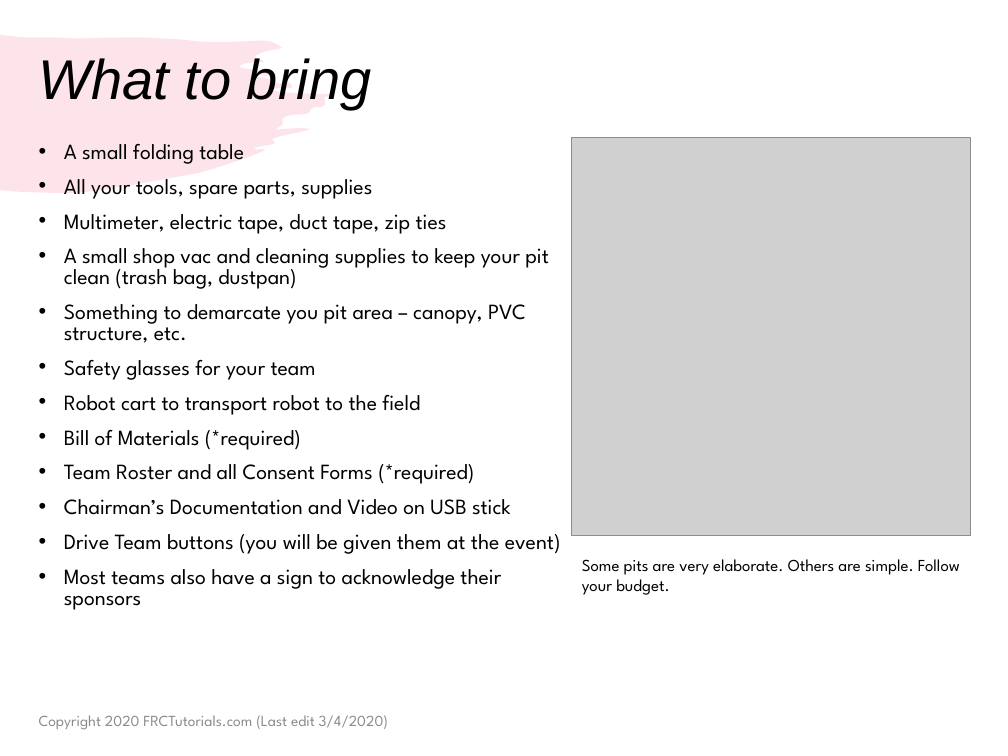
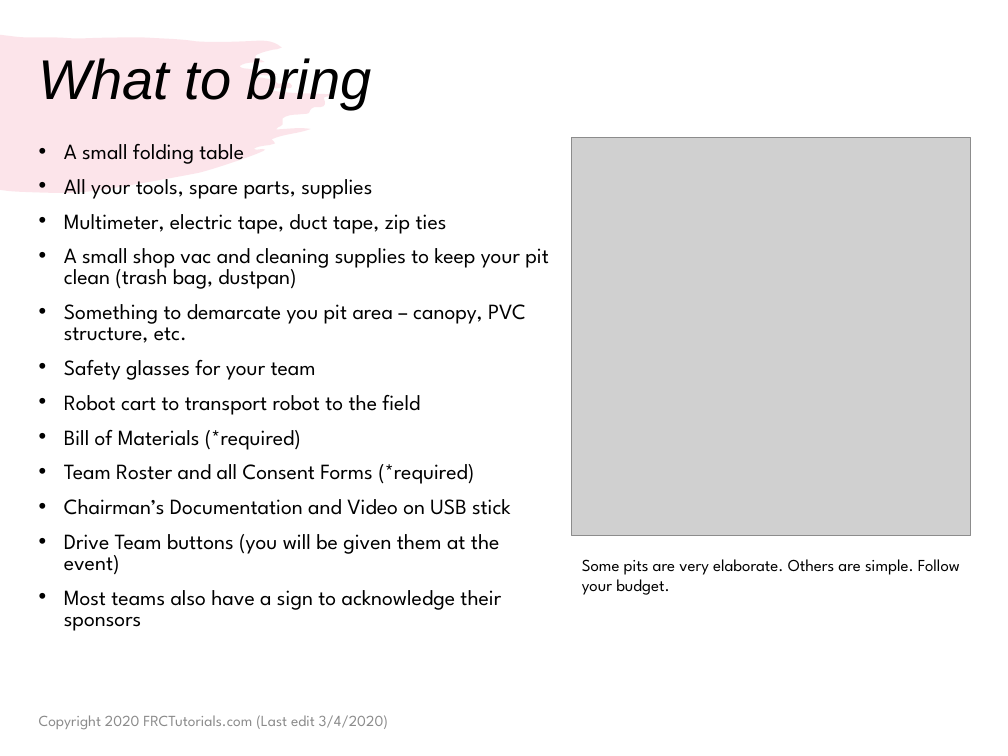
Before and after one commit to droidsrobotics/FRC-Tutorials, a slide deck: slide 3 of translations/en-us/TeamManagement/CompetitionPreparation.pptx. Drawn at 1008x756 pixels with LibreOffice and Linux fonts; fonts in the diff are those of the drawing; grey boxes stand for pictures. Boxes give left, top, right and bottom in pixels: in the first picture for what was removed or moved away, otherwise in the second. Text is boxed around its words. In the diff, an @@ line names an element or a change of style, - is before the commit and + after.

```diff
--- a/translations/en-us/TeamManagement/CompetitionPreparation.pptx
+++ b/translations/en-us/TeamManagement/CompetitionPreparation.pptx
@@ text "A small folding table" rewrapped from <box>64,144,561,610</box> to <box>64,144,549,631</box> @@
```
Also in this commit, not shown: 2 other slides changed, 1 slide added, 25 other files.
